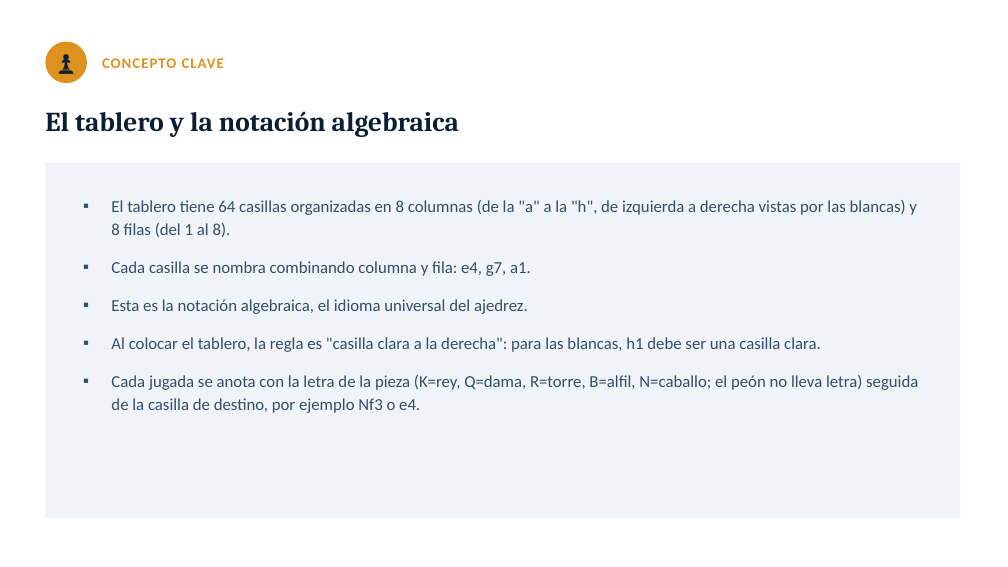
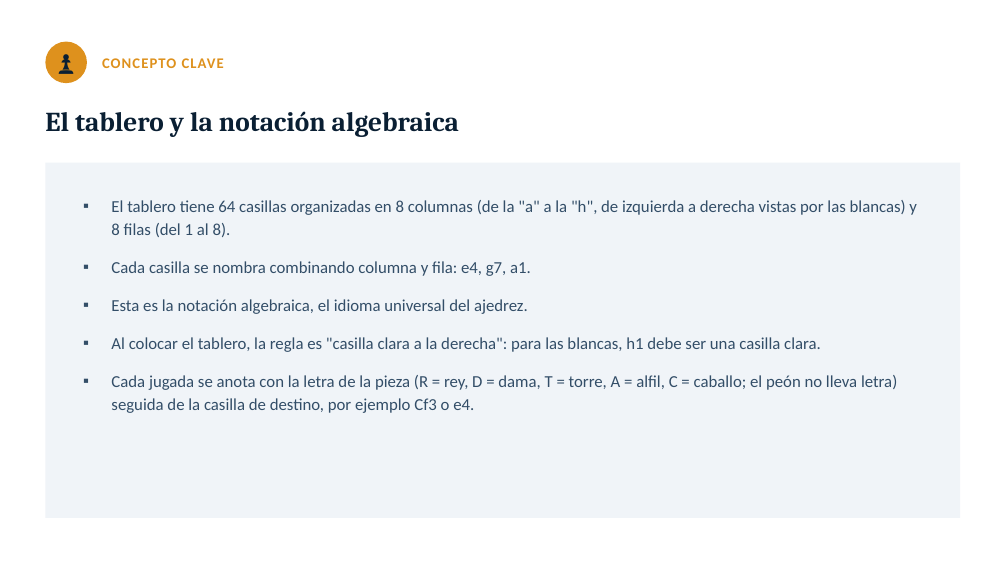
Before and after one commit to GMpupilo2026/Pagina-Completa, a slide deck: slide 2 of cursos/recursos/fundamentos-del-ajedrez/01-el-tablero-y-la-notacion-algebraica.pptx. Drawn at 1008x567 pixels with LibreOffice and Linux fonts; fonts in the diff are those of the drawing. Boxes give left, top, right and bottom in pixels: in the first picture for what was removed or moved away, otherwise in the second. Text is boxed around its words. In the diff, an @@ line names an element or a change of style, - is before the commit and + after.

```diff
--- a/cursos/recursos/fundamentos-del-ajedrez/01-el-tablero-y-la-notacion-algebraica.pptx
+++ b/cursos/recursos/fundamentos-del-ajedrez/01-el-tablero-y-la-notacion-algebraica.pptx
@@ text at (111,375,897,413): text changed @@
-▪ Cada jugada se anota con la letra de la pieza (K=rey, Q=dama, R=torre, B=alfil, N=caballo; el peón no lleva letra) seguida de la casilla de destino, por ejemplo Nf3 o e4.
+▪ Cada jugada se anota con la letra de la pieza (R = rey, D = dama, T = torre, A = alfil, C = caballo; el peón no lleva letra) seguida de la casilla de destino, por ejemplo Cf3 o e4.
```
Also in this commit, not shown: 23 other files.
